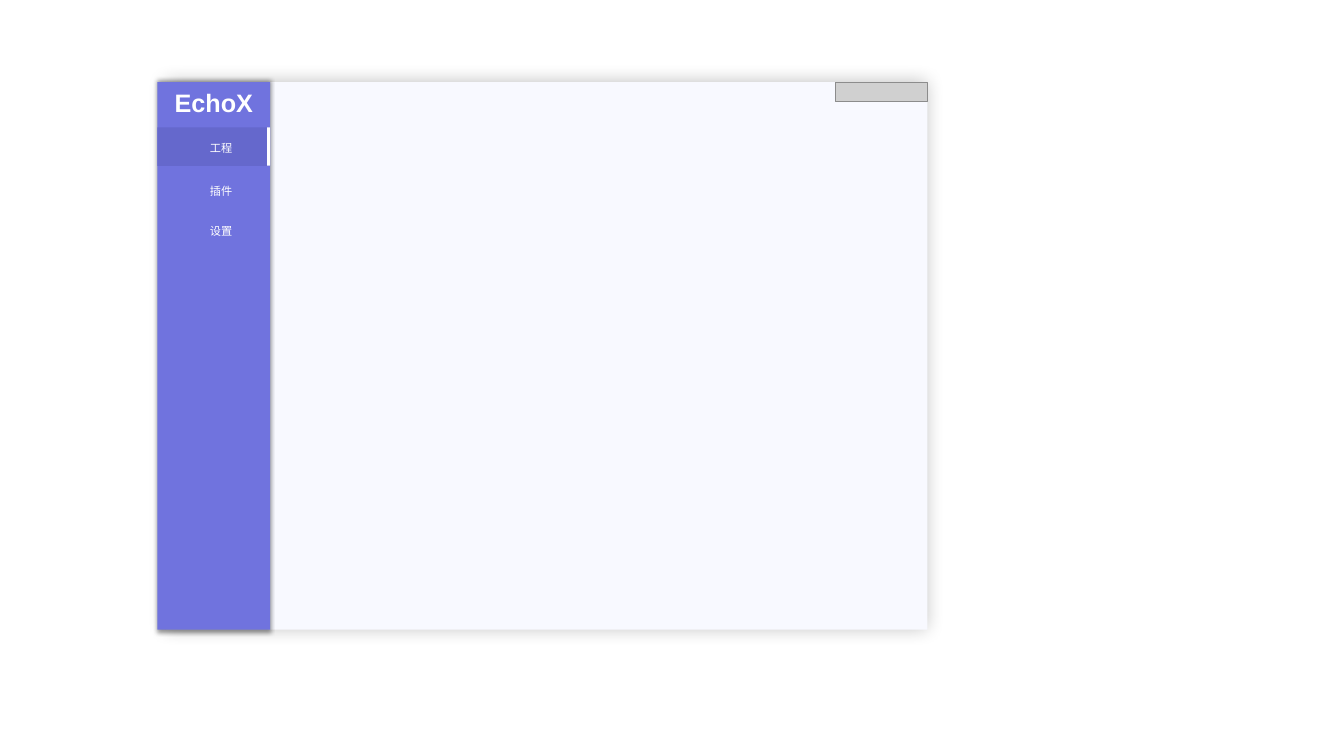
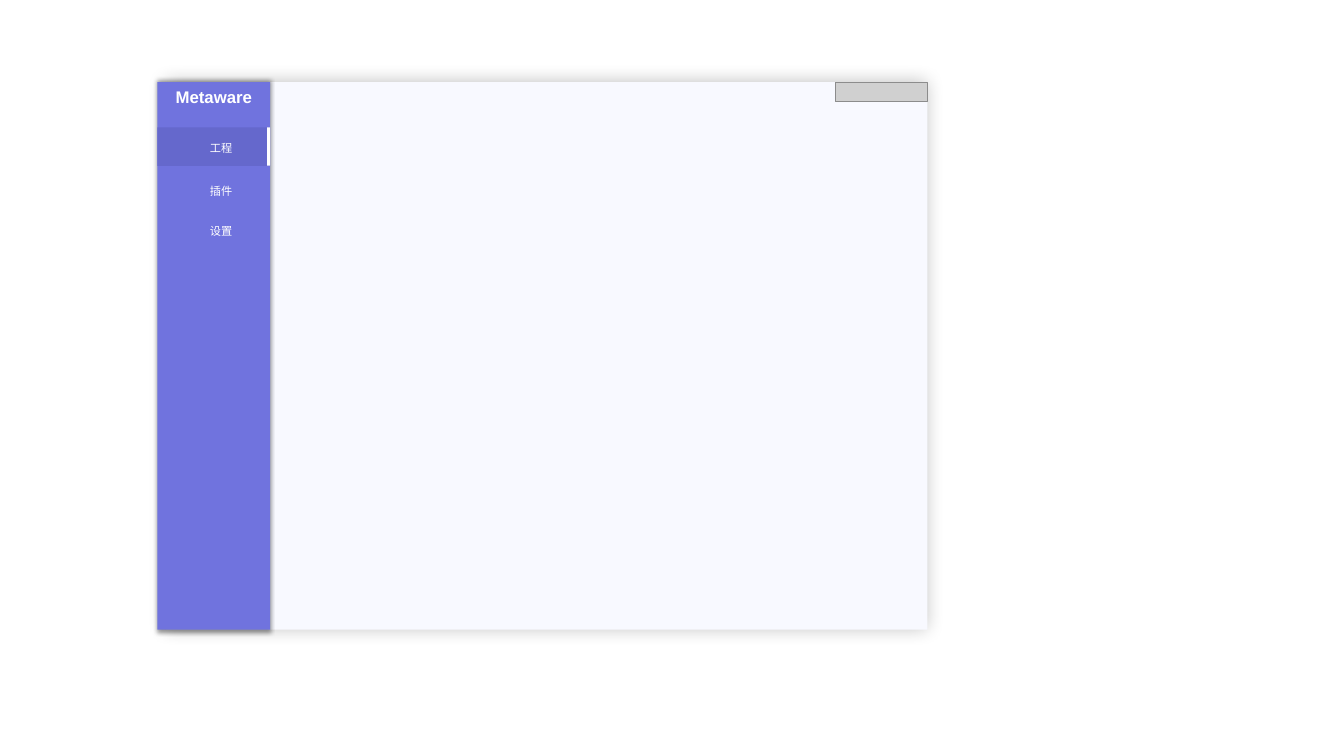
Before and after one commit to Italink/EchoX, a slide deck: slide 1 of Docs/PPT/Version5.pptx. Drawn at 1344x756 pixels with LibreOffice and Linux fonts; fonts in the diff are those of the drawing; grey boxes stand for pictures; background and template pictures are left out. Boxes give left, top, right and bottom in pixels: in the first picture for what was removed or moved away, otherwise in the second. Text is boxed around its words. In the diff, an @@ line names an element or a change of style, - is before the commit and + after.

```diff
--- a/Docs/PPT/Version5.pptx
+++ b/Docs/PPT/Version5.pptx
@@ text at (176,91,252,103): text changed; size 18 to 12 pt @@
-EchoX
+Metaware
```
Also in this commit, not shown: 1 slide added, 18 other files.
